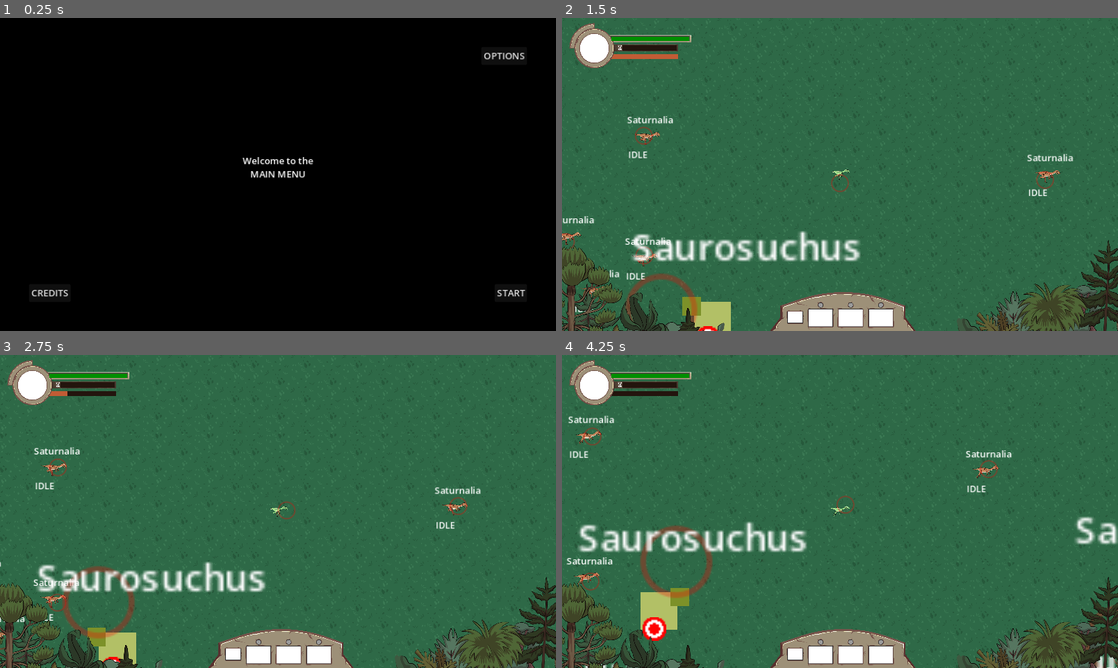
Above: before the commit, frames 1-4 (two rows, left to right).
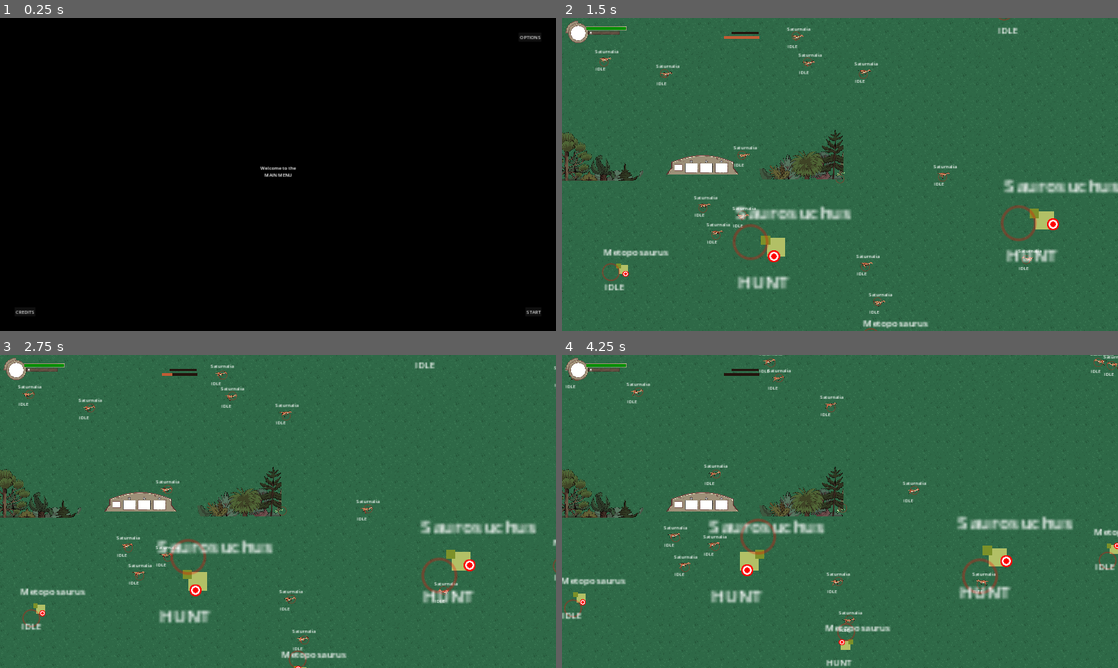
Above: after the commit, the same moments.

Repository: Enneagon/GodotGameJam2024
Game: Godot game, scene res://Scenes/main_menu.tscn
The game is run twice, just before and just after one commit, with the same random seed, the same clock (stepped at 60 frames per second) and the same inputs.
Inputs (mouse positions are in pixels of both pictures, inside the frame that each line leads up to):
- Up to frame 1 (0.25 s): no input
- Up to frame 2 (1.5 s): click "START" at 0.5 s; click "CONTINUE" at 1.25 s
- Up to frame 3 (2.75 s): move the mouse to (400, 495) at 2.02 s; hold D (move_right) from 2.03 s (still down); hold Shift (sprint) from 2.03 s (still down)
- Up to frame 4 (4.25 s): move the mouse to (728, 527) at 2.77 s; release D (move_right) at 2.78 s; release Shift (sprint) at 2.78 s; hold Down (move_down) 2.78-3.53 s; tap Shift (sprint) at 2.85 s; move the mouse to (895, 442) at 3.52 s; hold D (move_right) from 3.53 s (still down); hold Shift (sprint) from 3.53 s (still down)

The runs differ from the first frame. In frame 1, 0.8% of the frame differs, in the area x 2-98%, y 5-95%; in frame 2, 20%; in frame 3, 20%; in frame 4, 21%, in the area x 0-100%, y 0-100%.

Commit message:
Window Resolution

Diff:
--- a/Scripts/player.gd
+++ b/Scripts/player.gd
@@ -20,6 +20,19 @@
 var sprint_speed
 var normal_speed
 var speed
+
+#Abilities
+var abilityPredator = false
+var abilityScavenger = false
+var abilitySpit = false
+
+var abilityTailWhip = false
+var abilityAggressor = false
+var abilityGroundSlam = false
+
+var abilityInfectiousBite = false
+var abilityApexPredator = false
+var abilityHeadbutt = false
 
 signal dinoSpriteChoice(animated_sprite)
 signal bellyFull
@@ -41,6 +54,7 @@
 			GlobalVars.playerHPMax = 16.0
 			GlobalVars.playerStrength = 2.5
 			dinoSize = size.MEDIUM
+			GlobalVars.playerSize = size.MEDIUM
 			scale = Vector2(2, 2)
 			animated_sprite = $GuanlongSprite
 			$GuanlongSprite.show()
@@ -53,6 +67,7 @@
 			GlobalVars.playerHPMax = 25.0
 			GlobalVars.playerStrength = 4.0
 			dinoSize = size.LARGE
+			GlobalVars.playerSize = size.LARGE
 			scale = Vector2(4, 4)
 			animated_sprite = $TRexSprite
 			$TRexSprite.show()
@@ -61,6 +76,7 @@
 			GlobalVars.playerStrength = 3.0
 			GlobalVars.playerSpeed = 80.0
 			dinoSize = size.MEDIUM
+			GlobalVars.playerSize = size.MEDIUM
 			scale = Vector2(2, 2)
 			animated_sprite = $VelociraptorSprite
 			$VelociraptorSprite.show()
--- a/project.godot
+++ b/project.godot
@@ -21,8 +21,8 @@
 
 [display]
 
-window/size/viewport_width=960
-window/size/viewport_height=540
+window/size/viewport_width=1920
+window/size/viewport_height=1080
 window/stretch/mode="canvas_items"
 
 [dotnet]
